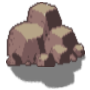
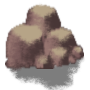
Two versions of the same layered image (90x90). Layer-by-layer changes:
added group "ObstaculoRoca" with 3 layers above "Capa de pintura 1" over [5, 2, 87, 90]
added layer "Capa de pintura 25" in group "ObstaculoRoca" over [5, 2, 87, 90]
moved "Capa de pintura 17 (pegado)" into group "ObstaculoRoca", painted on it over [5, 2, 87, 90]
moved "Grupo de recorte 17 Fusionadas" into group "ObstaculoRoca", painted on it over [5, 2, 87, 90]
